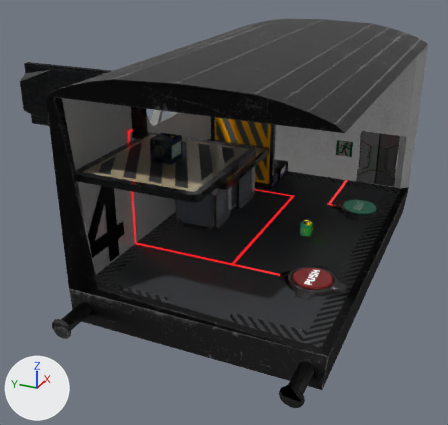
An edit to the OBJ model res/models/Levels/4/level4.obj, drawn before and after from the same camera.
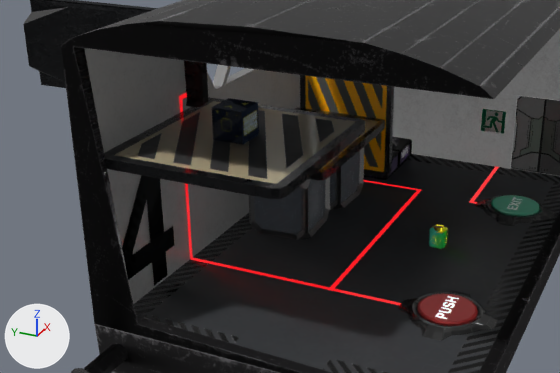
There are two pictures of each version: one whole from a 50 mm camera at (29.53, -6.17, 8.93) aimed at (46.32, 1.39, 0.53), one close up on the part from 1% to 87% of the width and 15% to 76% of the height. Lighting does not change. The marker at lower left points along +X, +Y and +Z. Where no turn or scale is listed for an object, it has been applied to the vertices. Vertices at the same position are counted once.

The scene before the commit, as lines of its bpy script (objects in view):
```python
ob_e_box_1 = bpy.data.objects.new('E_box_1', me_e_box_1)
ob_e_box_1.location = (0.0, 0.0, 0.0)
ob_w_right_wall_left_1_011 = bpy.data.objects.new('W_right_wall_left_1.011', me_w_right_wall_left_1_011)
ob_w_right_wall_left_1_011.location = (0.0, 0.0, 0.0)
ob_x_levelnumber = bpy.data.objects.new('X_levelNumber', me_x_levelnumber)
ob_x_levelnumber.location = (0.0, 0.0, 0.0)
# also in view: 'P_battery_1.001' at (46.64, -1.3, 0.35); 'S_corner_platform_1.016' at (47.33, 2.1, 1.68); 'B_45_preasure_plate_45' at (44.0, -2.32, 0.17); 'W_right_wall_down_1.011' at (52.02, -0.02, 3.61); 'S_chest_1.009' at (50.79, 2.07, 0.31)
```
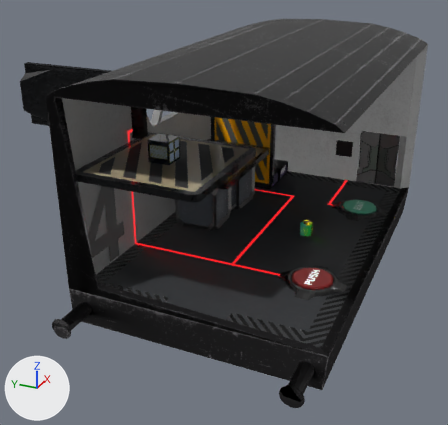
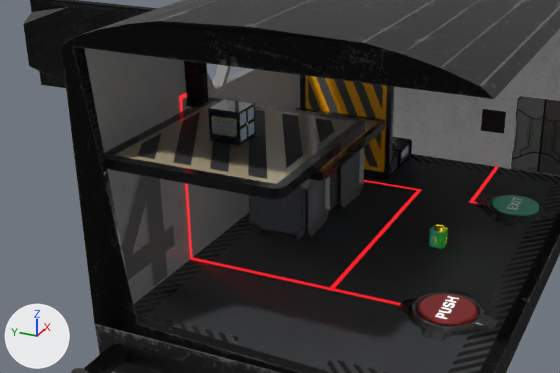
Pixel boxes [x1, y1, x2, y2] of what changed, in the close-ups (560 x 373 px):
```json
{"object": "X_levelNumber", "change": "surface changed", "before": [122, 175, 175, 286], "after": [122, 175, 175, 286]}
{"object": "E_box_1", "change": "mesh turned", "before": [212, 98, 259, 145], "after": [208, 99, 256, 145]}
```

Edits to the scene script, one JSON object a line:
```json
{"op": "remove", "block": "mat_levelnumber_005", "code": "n3 = _N.new('ShaderNodeTexImage'); n3.name = 'Image Texture.001'"}
{"op": "remove", "block": "mat_levelnumber_005", "code": "n3.image = img_roughness_basic_png"}
{"op": "remove", "block": "mat_levelnumber_005", "code": "n4 = _N.new('ShaderNodeTexImage'); n4.name = 'Image Texture.002'"}
{"op": "remove", "block": "mat_levelnumber_005", "code": "n4.image = img_normal_basic_png"}
{"op": "remove", "block": "mat_levelnumber_005", "code": "n5 = _N.new('ShaderNodeNormalMap'); n5.name = 'Normal Map'"}
{"block": "mat_levelnumber_005", "where": "n0 = _N.new('ShaderNodeBsdfPrincipled'); n0.name = 'Principled BSDF'"}
{"op": "remove", "block": "mat_levelnumber_005", "code": "_L.new(n3.outputs[0], n0.inputs[2])  # 'Color' to 'Roughness'"}
{"op": "remove", "block": "mat_levelnumber_005", "code": "_L.new(n4.outputs[0], n5.inputs[1])  # 'Color' to 'Color'"}
{"op": "remove", "block": "mat_levelnumber_005", "code": "_L.new(n5.outputs[0], n0.inputs[5])  # 'Normal' to 'Normal'"}
{"block": "me_e_box_1", "where": "me_e_box_1.from_pydata(...)  # 29 vertices, 6 faces; spans x 42.802..43.419, y 1.304..1.915, z 3.364..3.981"}
{"block": "me_e_box_1", "where": "# used by ob_e_box_1; location = (0.0, 0.0, 0.0)"}
{"block": "me_e_box_1", "change": "me_e_box_1 part 1: the whole mesh is turned -90 degrees about the z axis through its middle, then moved by (-0.059, 0.03, 0.0)"}
```
